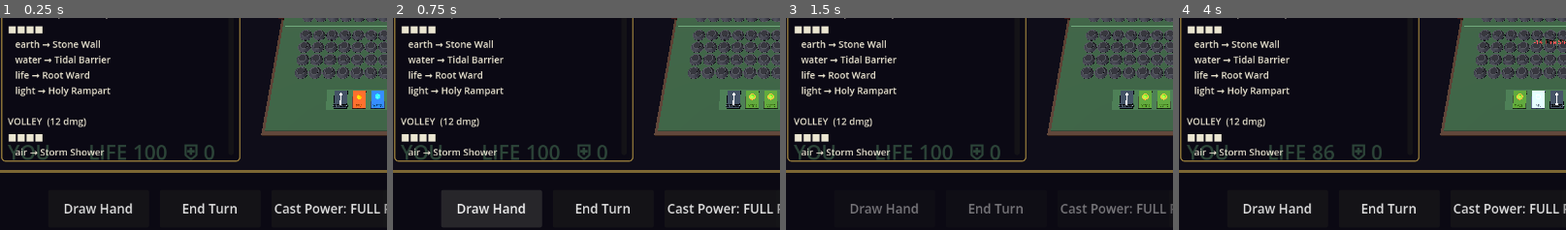
Above: before the commit, frames 1-4 (left to right).
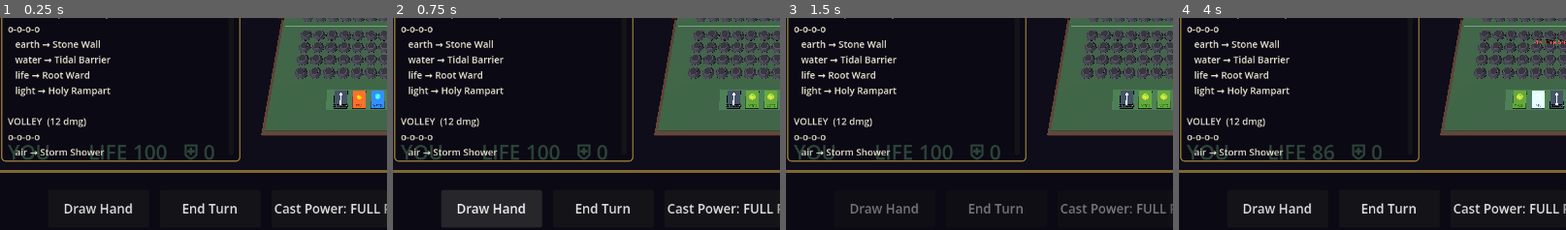
Above: after the commit, the same moments.

Repository: drandyt/the-realms
Game: Godot game, scene res://main.tscn
Same seed, same stepped clock (60 frames per second), same inputs: the game is played once before the commit and once after it.
Inputs (mouse positions are % of the whole screen's width and height, from its top left):
- Up to frame 1 (0.25 s): no input
- Up to frame 2 (0.75 s): click "Draw Hand" at 0.5 s
- Up to frame 3 (1.5 s): click "End Turn" at 1.25 s
- Up to frame 4 (4 s): click "Spellbook" at 2 s; move the mouse to (72, 45) at 2.77 s; click (72, 45) at 2.92 s; move the mouse to (30, 55) at 3.52 s; click (30, 55) at 3.67 s
The pictures show only the part of the screen within x 1-51%, y 46-96%; the shares and areas given below are measured in that part.

The runs differ from the first frame. In frame 1, 0.6% of the frame differs, in the area x 2-12%, y 3-59%; in frame 2, 0.6%; in frame 3, 0.6%; in frame 4, 0.6%.

Commit message:
Render shapes as cups (o) joined by connector lines
Shape panel now draws each formation as dots and lines:
o-o-o horizontal, | vertical, \ / diagonal — instead of a
filled block grid. Built on a half-step char grid from the
live slot indices.

Co-Authored-By: Claude Opus 4.7 (1M context) <noreply@anthropic.com>

Diff:
--- a/main.gd
+++ b/main.gd
@@ -499,6 +499,8 @@
 
 
 func _shape_grid(slots: Array) -> String:
+	# Cups = "o", joined by connector lines to grid-adjacent cups:
+	#   o-o (horizontal)  |  (vertical)  \ /  (diagonal)
 	var cells := {}
 	var minr := 99;  var maxr := -1;  var minc := 99;  var maxc := -1
 	for i in slots:
@@ -506,11 +508,27 @@
 		cells[Vector2i(r, c)] = true
 		minr = min(minr, r);  maxr = max(maxr, r)
 		minc = min(minc, c);  maxc = max(maxc, c)
+
+	var h := (maxr - minr) * 2 + 1
+	var w := (maxc - minc) * 2 + 1
+	var grid: Array = []
+	for _y in h:
+		var row: Array = []
+		for _x in w: row.append(" ")
+		grid.append(row)
+
+	for key in cells:
+		var r: int = key.x;  var c: int = key.y
+		var gy := (r - minr) * 2;  var gx := (c - minc) * 2
+		grid[gy][gx] = "o"
+		if cells.has(Vector2i(r, c + 1)):     grid[gy][gx + 1]   = "-"
+		if cells.has(Vector2i(r + 1, c)):     grid[gy + 1][gx]   = "|"
+		if cells.has(Vector2i(r + 1, c + 1)): grid[gy + 1][gx + 1] = "\\"
+		if cells.has(Vector2i(r + 1, c - 1)): grid[gy + 1][gx - 1] = "/"
+
 	var out := ""
-	for r in range(minr, maxr + 1):
-		for c in range(minc, maxc + 1):
-			out += "■" if cells.has(Vector2i(r, c)) else "·"
-		out += "\n"
+	for y in h:
+		out += "".join(grid[y]) + "\n"
 	return out
 
 
